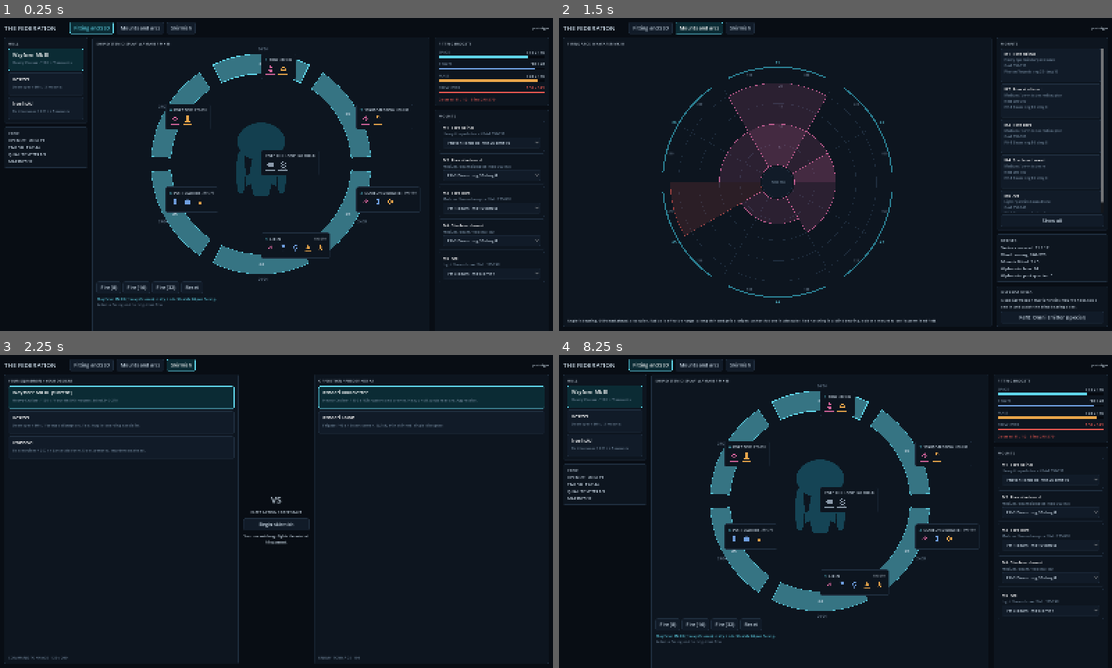
Above: before the commit, frames 1-4 (two rows, left to right).
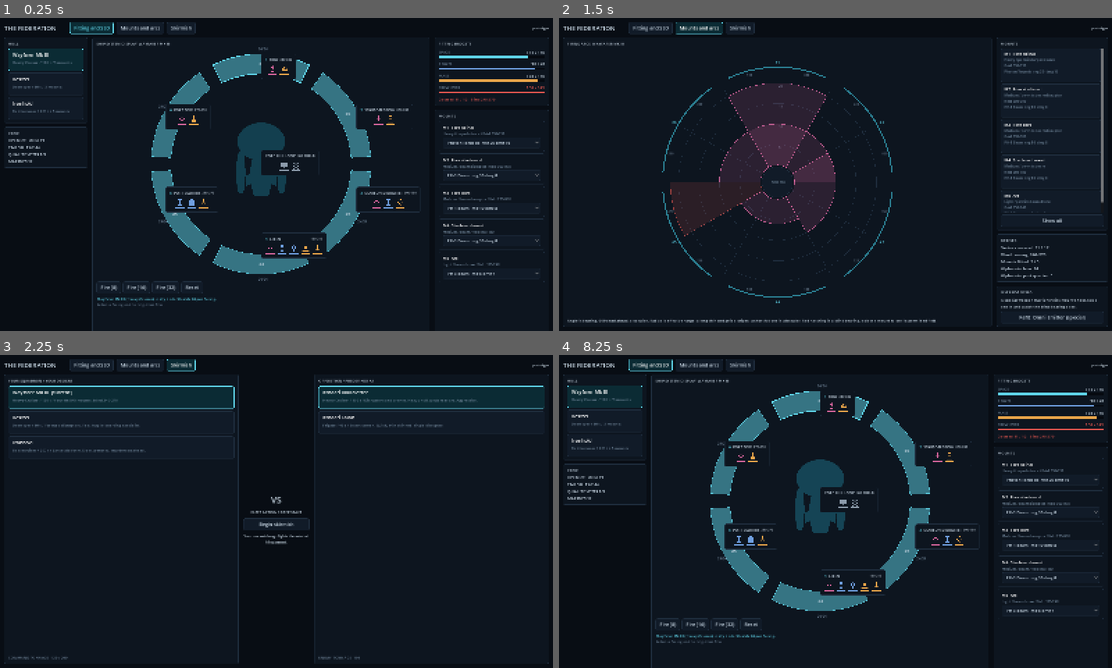
Above: after the commit, the same moments.

Repository: RubenTipparach/the-federation
Game: Godot game, scene res://scenes/main.tscn
The game is run twice, just before and just after one commit, with the same random seed, the same clock (stepped at 60 frames per second) and the same inputs.
Inputs:
- Up to frame 1 (0.25 s): no input
- Up to frame 2 (1.5 s): click "Fitting and SSD" at 0.5 s; click "Mounts and arcs" at 1.25 s
- Up to frame 3 (2.25 s): click "Skirmish" at 2 s
- Up to frame 4 (8.25 s): click "Begin skirmish" at 2.75 s; click "Tactical" at 3.5 s; click "Cinematic" at 4.25 s; click "Fire beams" at 5 s; click "Fire heavy" at 5.75 s; click "Reinforce weakest" at 6.5 s; click "Disengage" at 7.25 s; click "Fitting and SSD" at 8 s

The runs differ from the first frame. In frame 1, 0.5% of the frame differs, in the area x 30-74%, y 15-77%; in frame 2, nothing differs; in frame 3, nothing differs; in frame 4, 0.5%.

Commit message:
Stop the subsystem slots drifting off centre
The health bar was a ColorRect scaled to the remaining fraction. A scaled
Control still lays out at its full size, so the container kept reserving the
unscaled width and every slot after a damaged one sat a little further from
centre than it should.

The bar is now a fixed width track with a fill anchored to its left edge, so
the slot's footprint never changes with damage, and the slot grid is centred
under its header instead of hugging the left edge of the panel.

Co-Authored-By: Claude Opus 5 <noreply@anthropic.com>
Claude-Session: https://claude.ai/code/session_01CvwCzyN7nJMTRzM6y36WyC

Diff:
--- a/scenes/ui/sector_panel.tscn
+++ b/scenes/ui/sector_panel.tscn
@@ -33,6 +33,7 @@
 
 [node name="Systems" type="GridContainer" parent="V"]
 layout_mode = 2
+size_flags_horizontal = 4
 columns = 5
 theme_override_constants/h_separation = 6
 theme_override_constants/v_separation = 6
--- a/scenes/ui/sys_line.tscn
+++ b/scenes/ui/sys_line.tscn
@@ -3,9 +3,10 @@
 [ext_resource type="Script" path="res://src/ui/sys_line.gd" id="1"]
 
 [node name="SysSlot" type="VBoxContainer"]
-custom_minimum_size = Vector2(30, 34)
+custom_minimum_size = Vector2(28, 34)
 mouse_filter = 0
 theme_override_constants/separation = 2
+alignment = 1
 script = ExtResource("1")
 
 [node name="Icon" type="TextureRect" parent="."]
@@ -21,3 +22,10 @@
 layout_mode = 2
 size_flags_horizontal = 4
 mouse_filter = 2
+
+[node name="Fill" type="ColorRect" parent="Health"]
+layout_mode = 1
+anchors_preset = 9
+anchor_bottom = 1.0
+grow_vertical = 2
+mouse_filter = 2
--- a/src/ui/sys_line.gd
+++ b/src/ui/sys_line.gd
@@ -33,10 +33,13 @@
 	var hue: Color = Palette.CRIT if dead else (
 		Palette.AMBER if hurt else Palette.family_color(_family))
 	$Icon.modulate = Palette.with_alpha(Palette.CRIT, 0.4) if dead else hue
-	$Health.color = Palette.with_alpha(hue, 0.25 if dead else 0.9)
-	# The bar is the glance: full width intact, a stub when nearly gone.
-	$Health.custom_minimum_size.x = 26.0
-	$Health.scale = Vector2(maxf(frac, 0.04) if not dead else 1.0, 1.0)
+	# The bar is the glance: a track that keeps the slot's width, and a fill
+	# anchored to its left edge. Scaling the bar instead would drift the slot
+	# off centre, because a scaled Control still lays out at its full size.
+	$Health.color = Palette.with_alpha(Palette.LINE, 0.9)
+	var fill: ColorRect = $Health/Fill
+	fill.color = Palette.with_alpha(hue, 0.35 if dead else 1.0)
+	fill.anchor_right = 1.0 if dead else clampf(frac, 0.06, 1.0)
 	_write_tooltip(cur, boxes_max)
 
 
